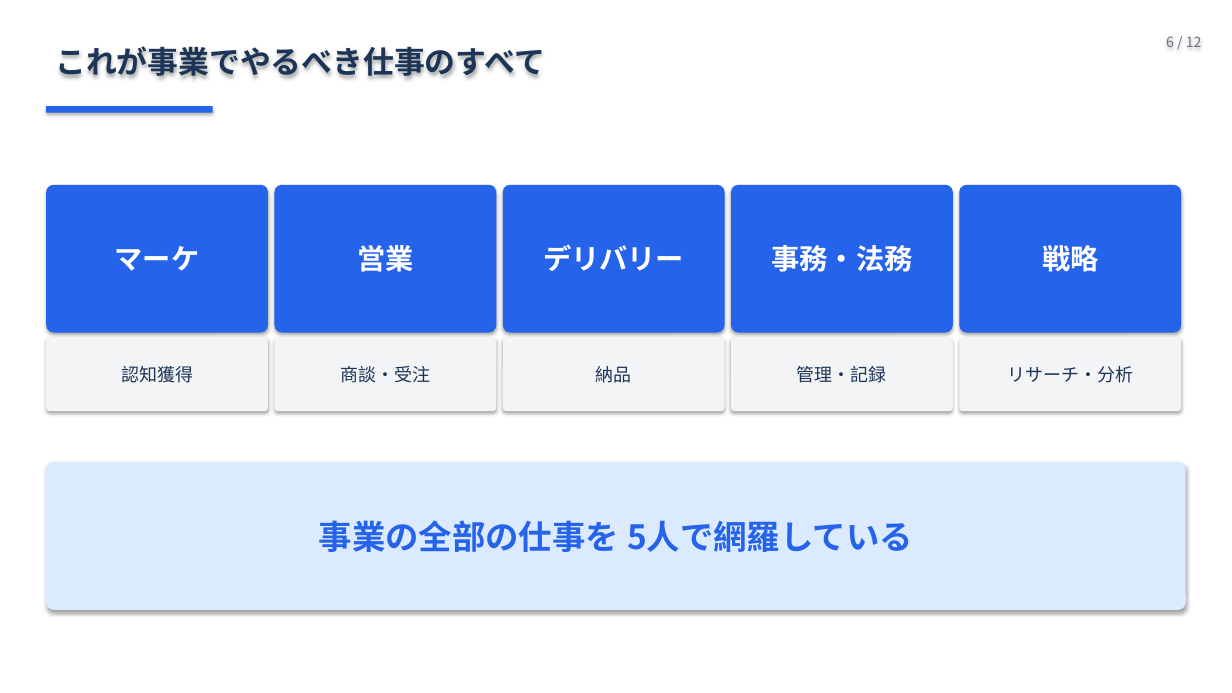
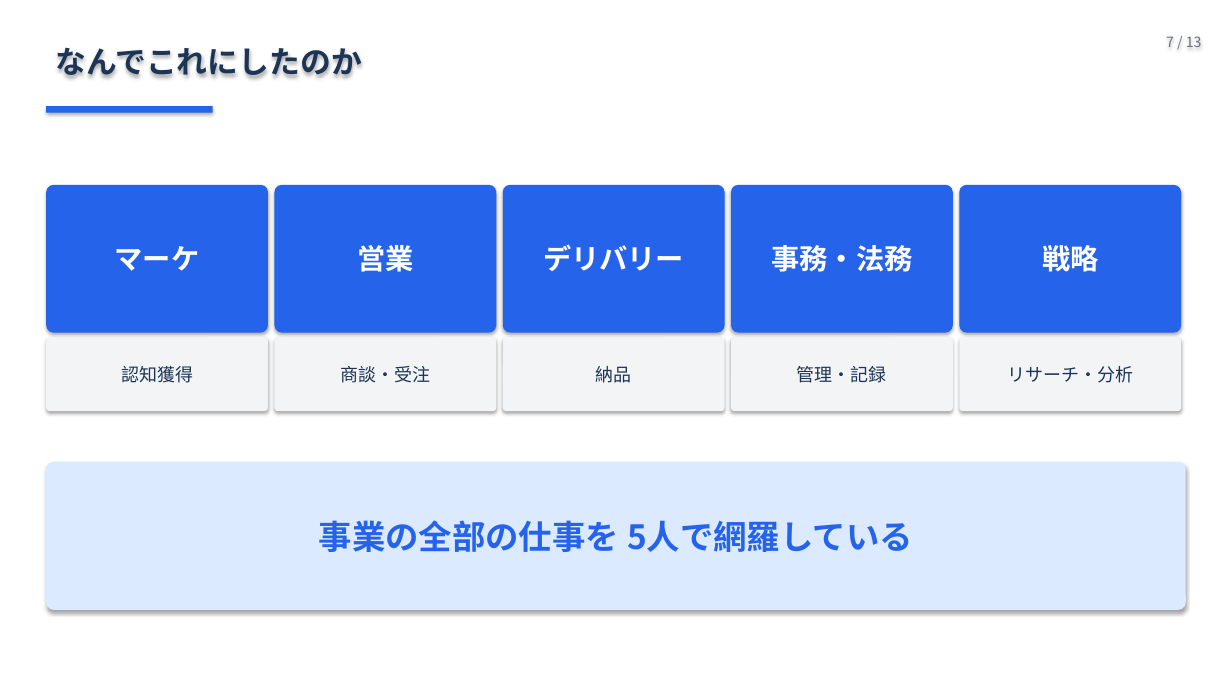
Before and after one commit to Ryunosuke-Okawa/Ryunosuke-n1, a slide deck: slide 7 of strategy/AI社員5人_発表_20260426.pptx (slide 6 before the commit). Drawn at 1232x693 pixels with LibreOffice and Linux fonts; fonts in the diff are those of the drawing. Boxes give left, top, right and bottom in pixels: in the first picture for what was removed or moved away, otherwise in the second. Text is boxed around its words. In the diff, an @@ line names an element or a change of style, - is before the commit and + after.

```diff
--- a/strategy/AI社員5人_発表_20260426.pptx
+++ b/strategy/AI社員5人_発表_20260426.pptx
@@ text at (55, 48, 362, 79): text changed @@
-これが事業でやるべき仕事のすべて
+なんでこれにしたのか
@@ text at (1166, 36, 1202, 47): text changed @@
-6 / 12
+7 / 13
```
Also in this commit, not shown: 10 other slides changed, 1 slide added, 1 other file.
